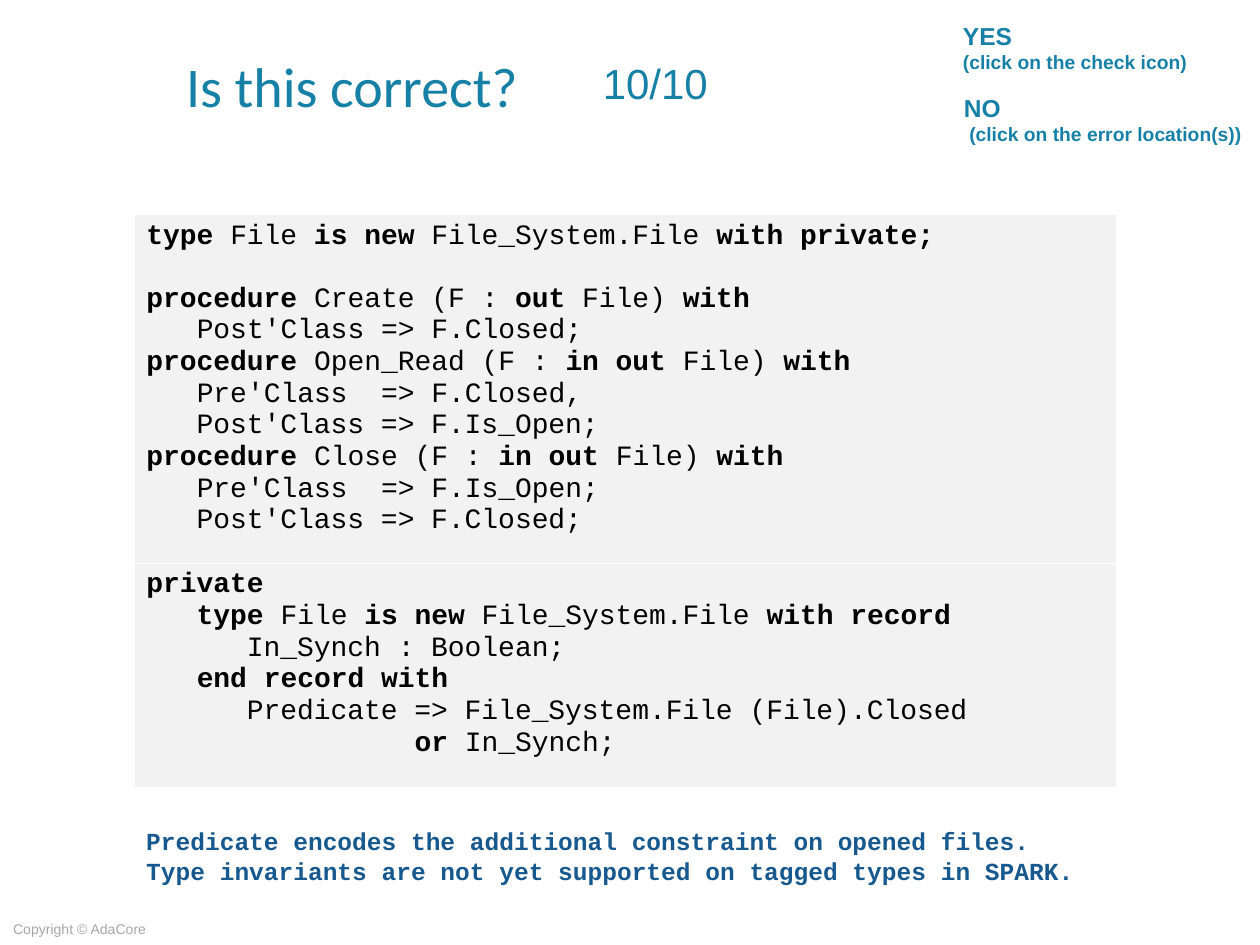
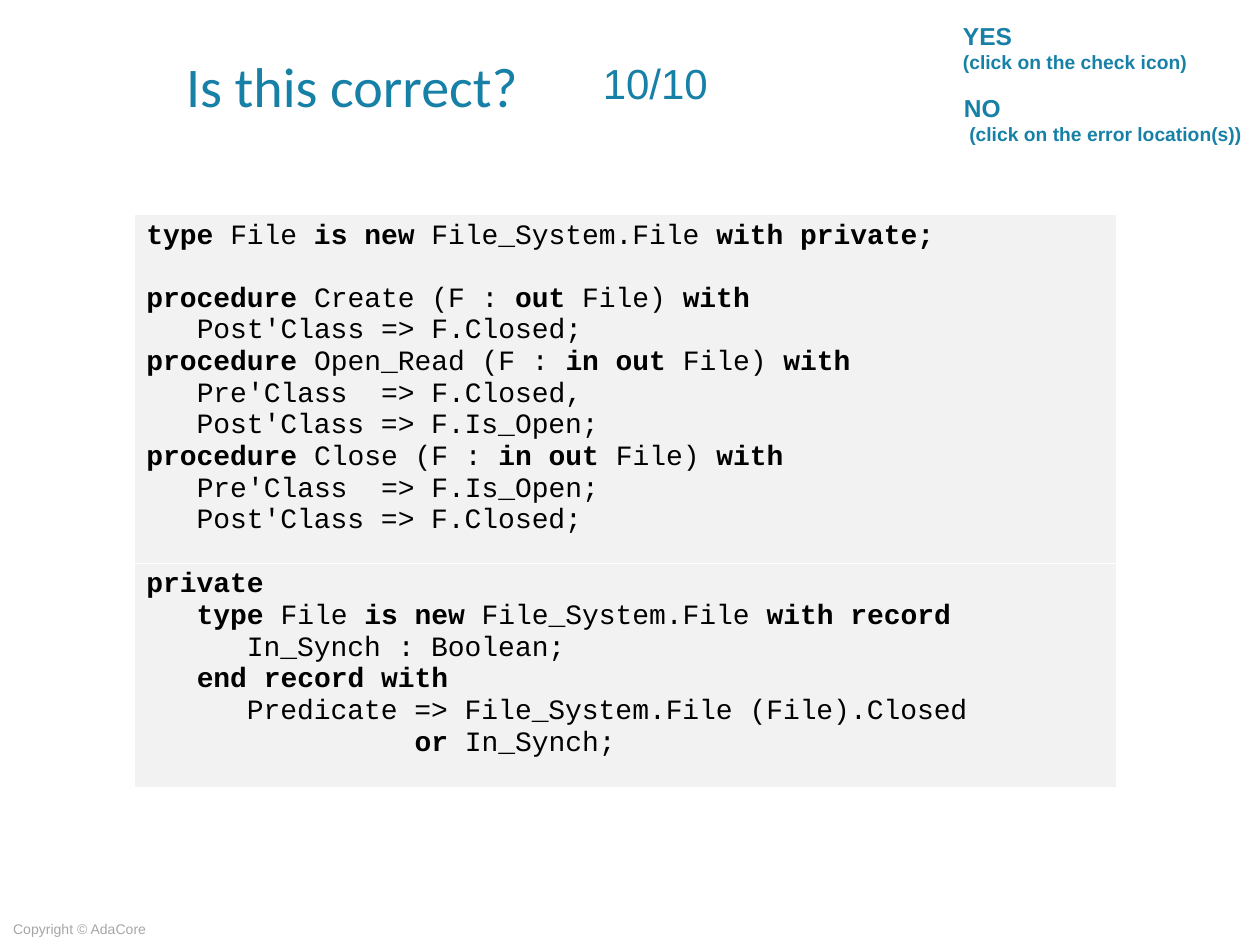
Before and after one commit to AdaCoreU/Courses, a slide deck: slide 34 of lectures/07_Advanced_SPARK/03_Object_Oriented_Programming/Slides/03_Object_Oriented_Programming.ppt. Drawn at 1260x945 pixels with LibreOffice and Linux fonts; fonts in the diff are those of the drawing; background and template pictures are left out. Boxes give left, top, right and bottom in pixels: in the first picture for what was removed or moved away, otherwise in the second. Text is boxed around its words. In the diff, an @@ line names an element or a change of style, - is before the commit and + after.

```diff
--- a/lectures/07_Advanced_SPARK/03_Object_Oriented_Programming/Slides/03_Object_Oriented_Programming.ppt
+++ b/lectures/07_Advanced_SPARK/03_Object_Oriented_Programming/Slides/03_Object_Oriented_Programming.ppt
@@ text removed at (146, 832, 1073, 885) @@
-Predicate encodes the additional constraint on opened files.
-Type invariants are not yet supported on tagged types in SPARK.
```
Also in this commit, not shown: 4 other files.
